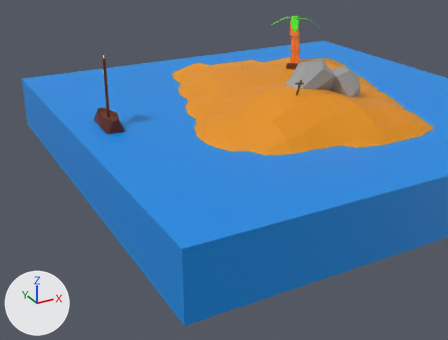
A saved change to the glTF model static/models/island.glb.
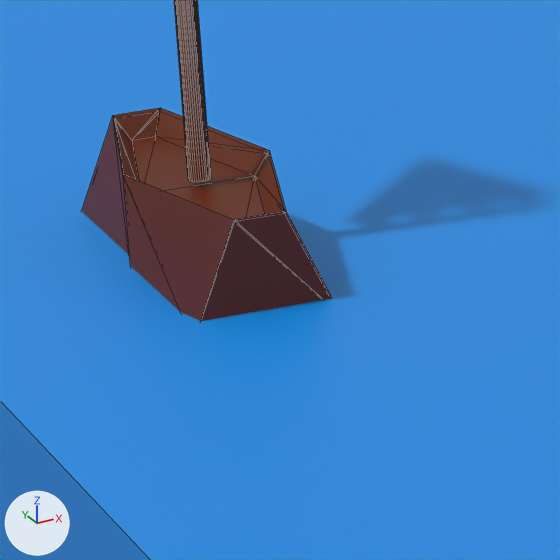
Each version appears first whole from a camera (50 mm lens) standing at (-16.45, -24.0, 9.58) and looking at (-4.63, -2.52, -1.16), and next in a close-up on the part from 19% to 34% of the width and 28% to 48% of the height. Every picture has the same lights, and +X, +Y and +Z are marked at lower left. The close-ups show mesh edges as thin lines. Where no turn or scale is listed for an object, it has been applied to the vertices. Vertices at the same position are counted once.

The first close-up shows 'Boat', 'Water'.
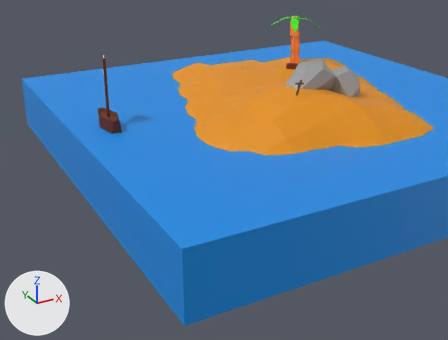
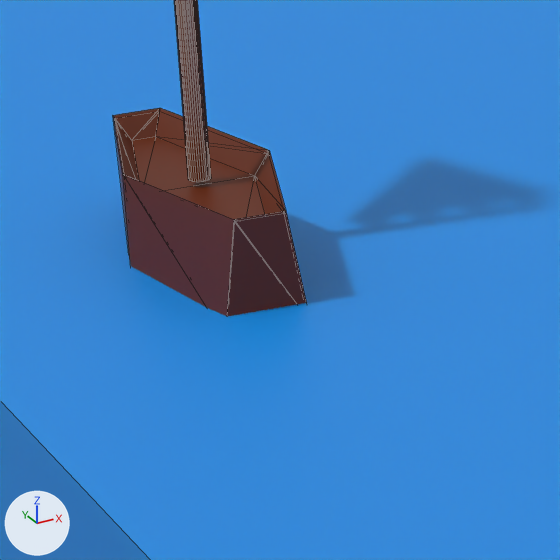
Commit message: modified boat

What differs and where, as boxes (x1, y1, x2, y2) in the close-ups (560 x 560 px; the box of a moved part takes in the faces that stretch with it):
'Boat', reshaped: before (82, 0, 332, 321); after (113, 0, 307, 317)
part 1 of me_cube, moved or reshaped: before (123, 174, 332, 321); after (123, 174, 307, 317)
part 2 of me_cube, moved or reshaped (not visible afterwards): before (82, 116, 129, 255)

The change, as a diff of the scene's bpy script:
```diff
--- a/static/models/island.glb.py
+++ b/static/models/island.glb.py
@@ me_cube @@
 me_cube.from_pydata(...)  # 202 vertices, 384 faces; spans x -0.41..0.41, y -1.0..1.08, z -0.32..2.83
 # used by ob_boat; location = (-8.575, 0.605, 0.757)
-me_cube.vertices[0].co = (-0.41, -1.0, -0.32)
-me_cube.vertices[4].co = (0.41, -1.0, -0.32)
-me_cube.vertices[82].co = (-0.4, -0.99, -0.31)
-me_cube.vertices[86].co = (0.4, -0.99, -0.31)
-me_cube.vertices[2].co = (-0.41, 1.0, -0.32)
-me_cube.vertices[6].co = (0.41, 1.0, -0.32)
-me_cube.vertices[84].co = (-0.4, 0.99, -0.31)
-me_cube.vertices[88].co = (0.4, 0.99, -0.31)
+# me_cube part 1
+me_cube.vertices[0].co = (-0.24, -1.0, -0.32)
+me_cube.vertices[4].co = (0.24, -1.0, -0.32)
+me_cube.vertices[82].co = (-0.23, -0.99, -0.31)
+me_cube.vertices[86].co = (0.23, -0.99, -0.31)
+# me_cube part 2
+me_cube.vertices[2].co = (-0.05, 1.0, -0.32)
+me_cube.vertices[6].co = (0.05, 1.0, -0.32)
+me_cube.vertices[84].co = (-0.04, 0.99, -0.31)
+me_cube.vertices[88].co = (0.04, 0.99, -0.31)
 me_cube.materials.append(mat_material_002)
```
